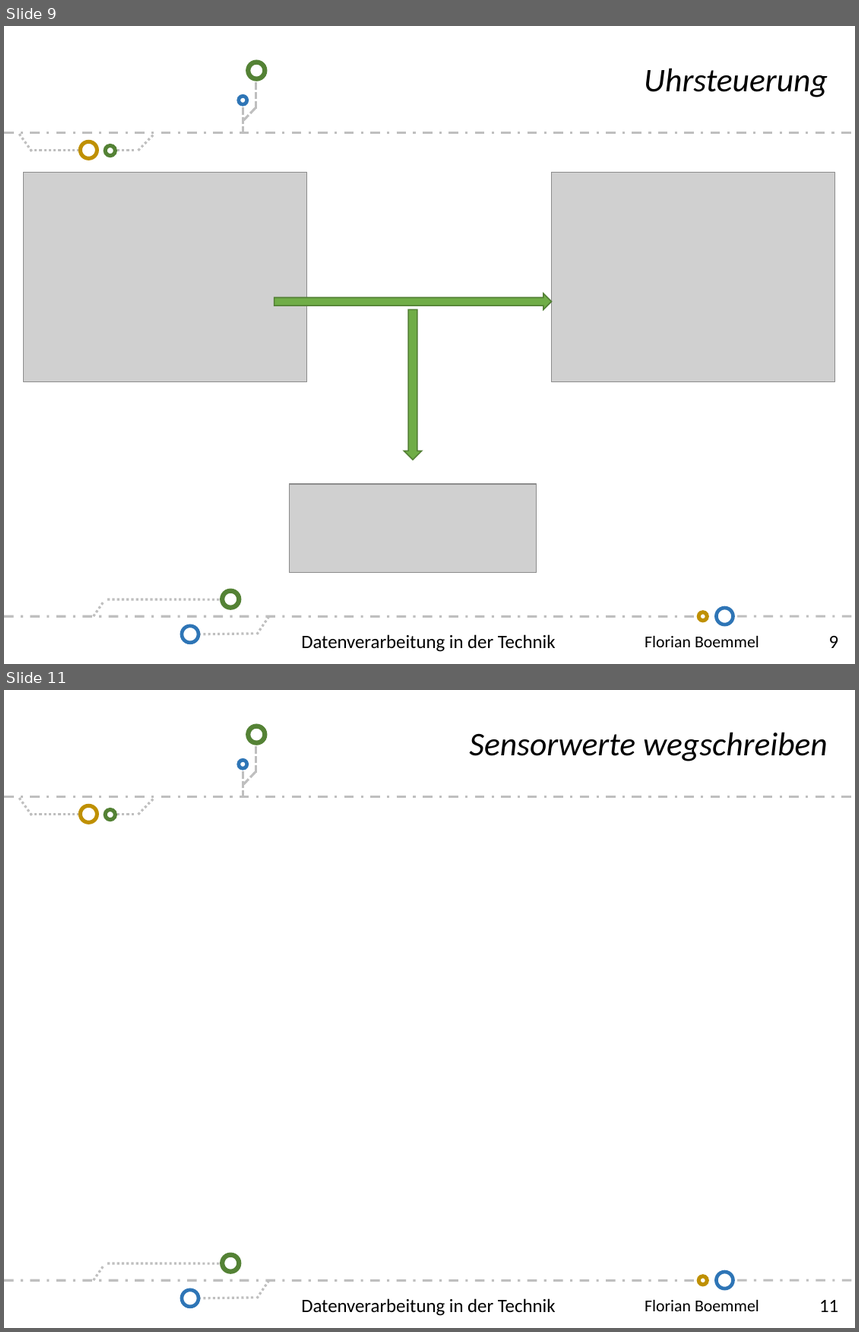
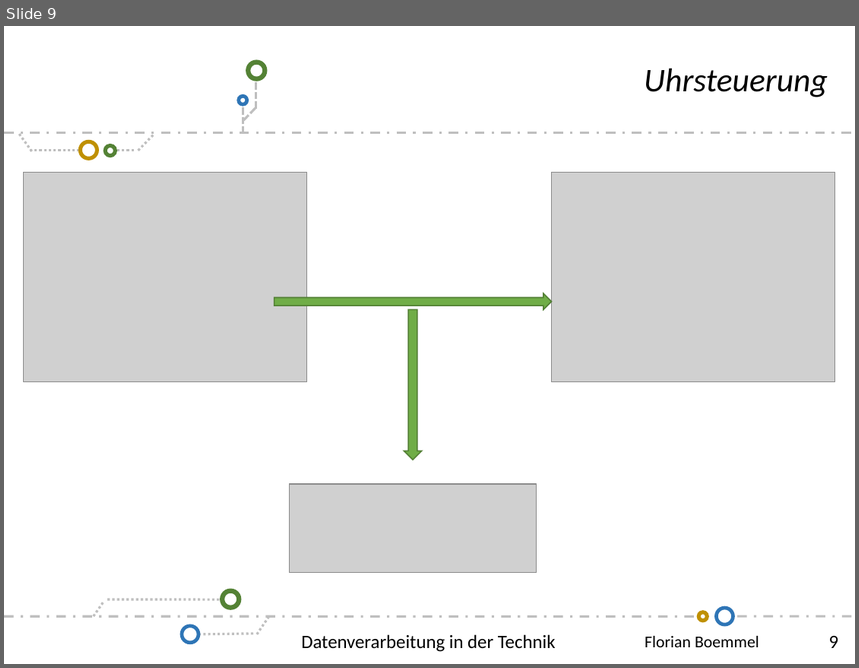
Before and after one commit to scd42636/DT_WS1718_02_StarCar, a slide deck: dokumentation/bof31844/Folien-Florian-Boemmel.pptx. Shown one above the other, each under a label of ours: slides 9 and 11 before the commit, slide 9 after it; the slides between them are not shown. The pictures are 859x1332 and 859x668 pixels, drawn with LibreOffice and Linux fonts; fonts in the diff are those of the drawing; grey boxes stand for pictures; background and template pictures are left out. Boxes give left, top, right and bottom in pixels: in the first picture for what was removed or moved away, otherwise in the second. Text is boxed around its words. In the diff, an @@ line names an element or a change of style, - is before the commit and + after.

```diff
--- a/dokumentation/bof31844/Folien-Florian-Boemmel.pptx
+++ b/dokumentation/bof31844/Folien-Florian-Boemmel.pptx
@@ slide 11 removed at (4, 690, 855, 1328), background #FFFFFF; not listed: 24 template elements that a slide beside it also shows @@
@@ text removed at (469, 732, 828, 761) @@
-Sensorwerte wegschreiben
@@ text removed at (301, 1299, 556, 1316) @@
-Datenverarbeitung in der Technik
```
Also in this commit, not shown: 1 slide added, 1 other slide removed.
